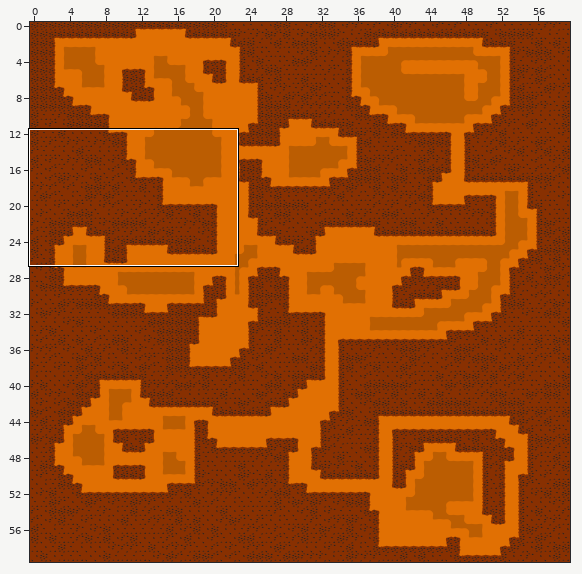
One commit to this Tiled map: core/assets/world/world.tmx. The first picture is a wide view before the edit; the outline marks the close-up.
Close-up. Old version:
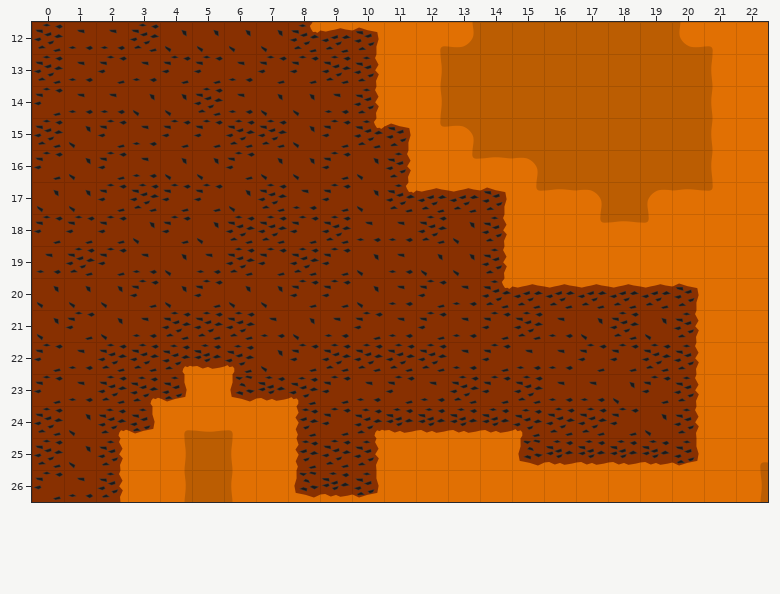
Cells are 64x64 px. Shown: x 0..22, y 12..26.
After the commit:
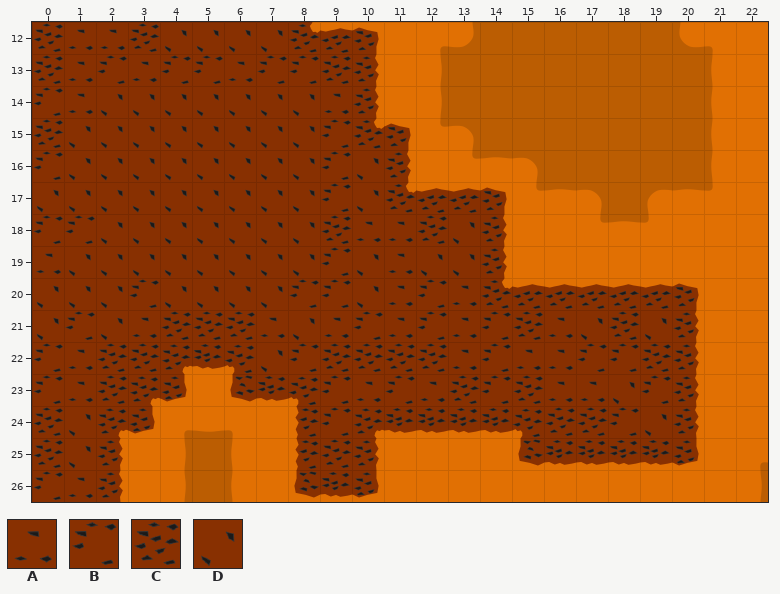
Key: from "world": A 8, B 24, C 35, D 40.
_ is an empty cell.
Difference:
{"where": "layer \"world\""}
{"y":14,"x":2,"old":"A","new":"D"}
{"y":14,"x":5,"old":"CA","new":"DD"}
{"y":15,"x":2,"old":"BABBCC","new":"DDDDDD"}
{"y":16,"x":2,"old":"BA","new":"DD"}
{"y":16,"x":6,"old":"B","new":"D"}
{"y":17,"x":2,"old":"BCBB","new":"DDDD"}
{"y":17,"x":7,"old":"CA","new":"DD"}
{"y":18,"x":2,"old":"B","new":"D"}
{"y":18,"x":4,"old":"B","new":"D"}
{"y":18,"x":6,"old":"CCB","new":"DDD"}
{"y":19,"x":1,"old":"CBA","new":"DDD"}
{"y":19,"x":5,"old":"ACBC","new":"DDDD"}
{"y":20,"x":5,"old":"B","new":"D"}
{"label":"changed","picture_box":[65,87,320,309]}
